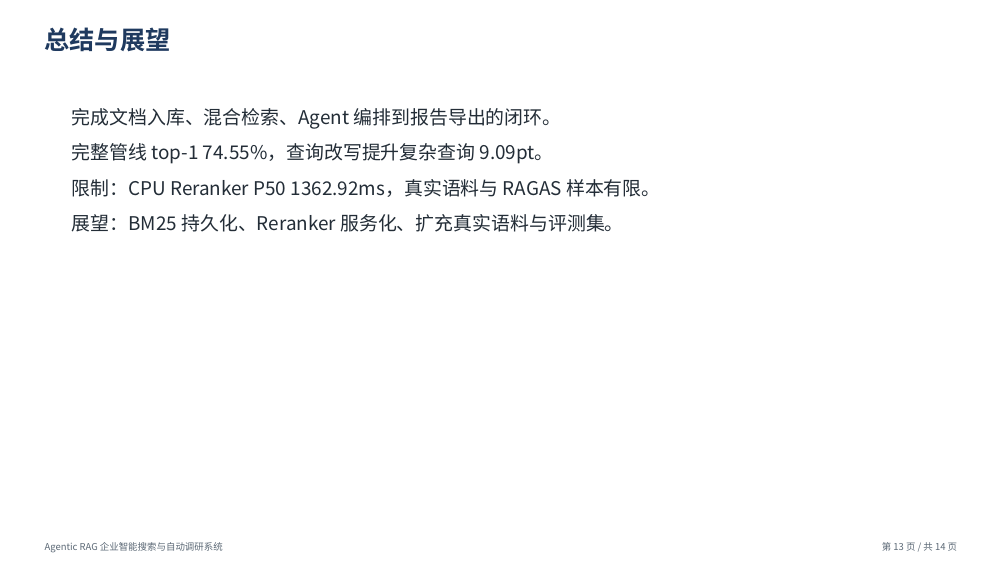
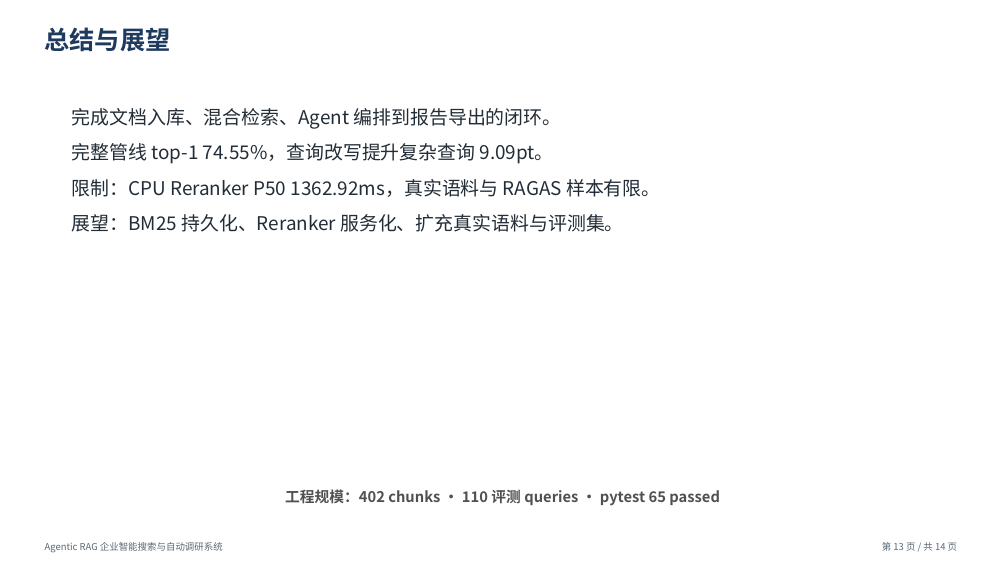
Before and after one commit to szc01/agentic-rag-enterprise-search, a slide deck: slide 13 of report/答辩.pptx. Drawn at 1008x567 pixels with LibreOffice and Linux fonts; fonts in the diff are those of the drawing. Boxes give left, top, right and bottom in pixels: in the first picture for what was removed or moved away, otherwise in the second. Text is boxed around its words. In the diff, an @@ line names an element or a change of style, - is before the commit and + after.

Commit message:
feat(pptx): p13 总结页追加工程规模数字（402/110/65）

```diff
--- a/report/答辩.pptx
+++ b/report/答辩.pptx
@@ text added at [285,489,720,506], 14 pt, text #505050, bold @@
+工程规模：402 chunks · 110 评测 queries · pytest 65 passed
```
